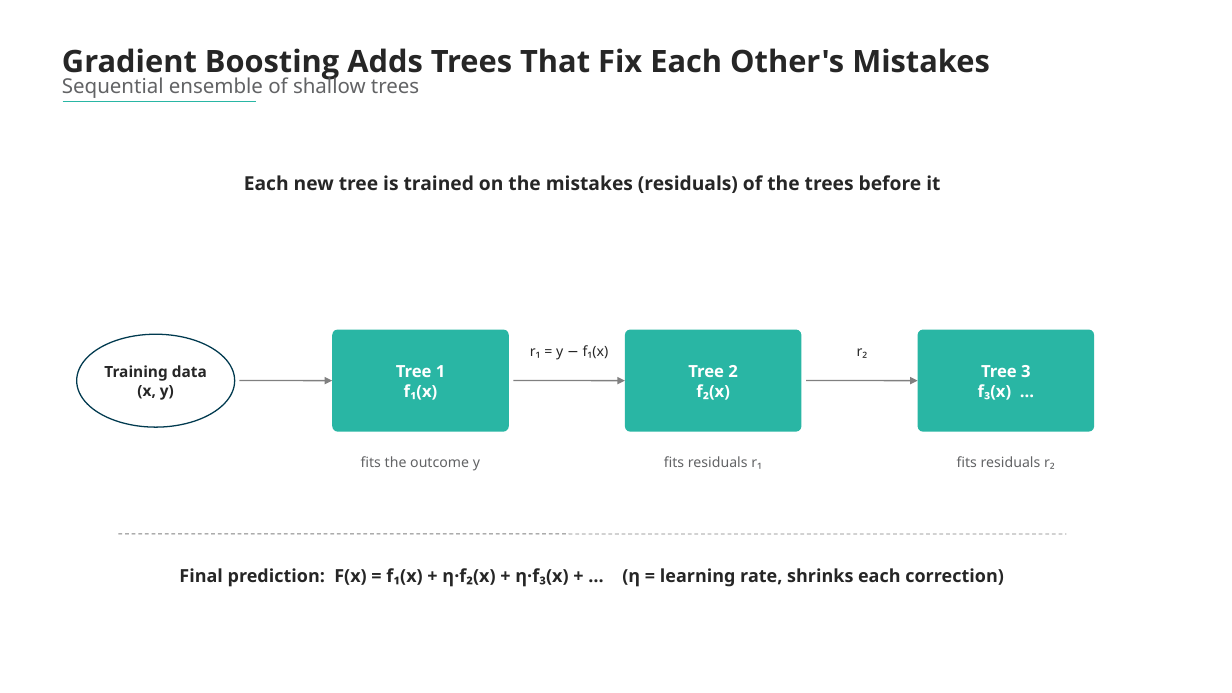
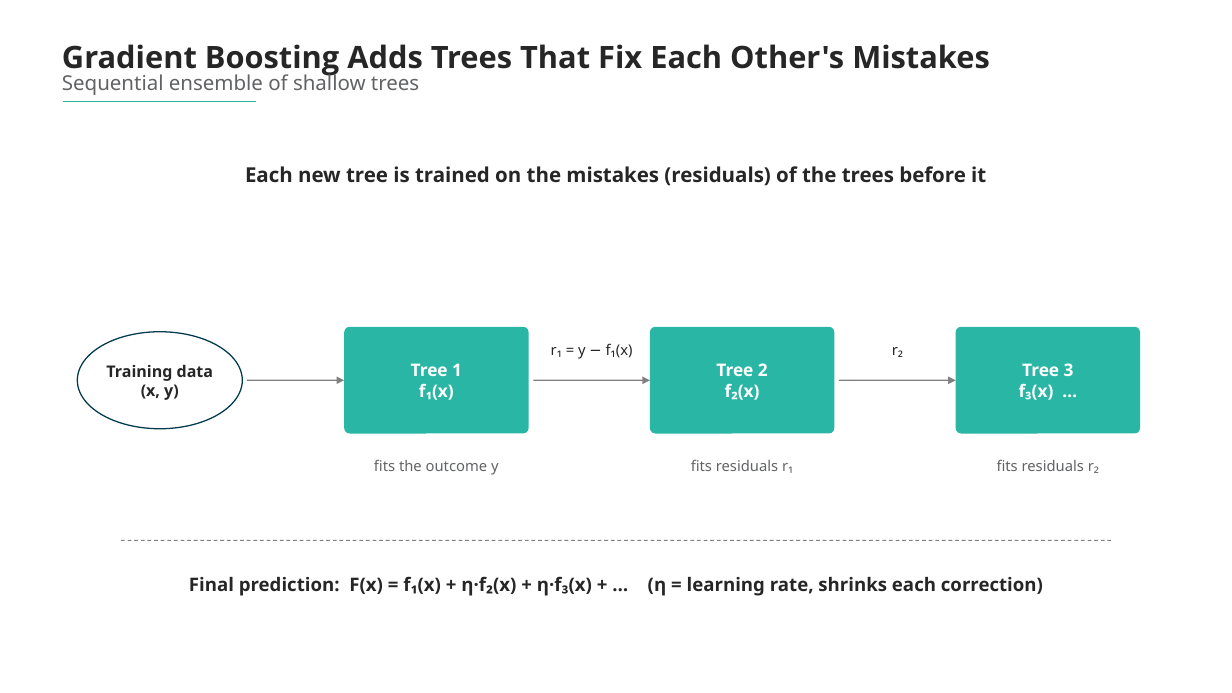
Before and after one commit to yeojinkimoi/oi-deck-builder, a slide deck: slide 4 of oi-slide-v2/decks/demo_ml/TreeModelsDemo.pptx. Drawn at 1232x693 pixels with LibreOffice and Linux fonts; fonts in the diff are those of the drawing; background and template pictures are left out. Boxes give left, top, right and bottom in pixels: in the first picture for what was removed or moved away, otherwise in the second. Text is boxed around its words. In the diff, an @@ line names an element or a change of style, - is before the commit and + after.

```diff
--- a/oi-slide-v2/decks/demo_ml/TreeModelsDemo.pptx
+++ b/oi-slide-v2/decks/demo_ml/TreeModelsDemo.pptx
@@ text "Gradient Boosting Adds Trees That ..." at [62, 44, 990, 76]: line spacing 1 to 0.9 @@
@@ text "Sequential ensemble of shallow trees" at [62, 71, 419, 95]: line spacing 1 to 0.9 @@
@@ text "Each new tree is trained ...": place and size @@
-text "Each new tree is trained ..." at [244, 175, 940, 193]
+text "Each new tree is trained ..." at [245, 166, 986, 186]
@@ text "Each new tree is trained ..." at [245, 166, 986, 186]: size 15 to 16 pt @@
@@ rounded rectangle "Tree 1": place and size @@
-rounded rectangle "Tree 1" at [333, 330, 509, 433]
+rounded rectangle "Tree 1" at [345, 327, 530, 434]
@@ rounded rectangle "Tree 2": place and size @@
-rounded rectangle "Tree 2" at [625, 330, 801, 433]
+rounded rectangle "Tree 2" at [650, 327, 835, 434]
@@ size 13 to 13.5 pt; proportions changed in 3 elements at [345, 327, 530, 434], [650, 327, 835, 434], [956, 327, 1141, 434] @@
@@ rounded rectangle "Tree 3": place and size @@
-rounded rectangle "Tree 3" at [918, 330, 1094, 433]
+rounded rectangle "Tree 3" at [956, 327, 1141, 434]
@@ ellipse "Training data": place and size @@
-ellipse "Training data" at [77, 335, 235, 428]
+ellipse "Training data" at [78, 332, 243, 429]
@@ ellipse "Training data" at [78, 332, 243, 429]: size 12 to 12.5 pt @@
@@ text "r₁ = y − f₁(x)": place and size @@
-text "r₁ = y − f₁(x)" at [530, 345, 609, 360]
+text "r₁ = y − f₁(x)" at [551, 343, 633, 359]
@@ text "r₂": place and size @@
-text "r₂" at [857, 348, 868, 358]
+text "r₂" at [892, 347, 903, 357]
@@ arrow moved from (239, 381) - (333, 381) to (247, 381) - (345, 381) @@
@@ arrow moved from (514, 381) - (625, 381) to (533, 381) - (651, 381) @@
@@ arrow moved from (806, 381) - (918, 381) to (839, 381) - (956, 381) @@
@@ text "fits the outcome y": place and size @@
-text "fits the outcome y" at [361, 456, 480, 471]
+text "fits the outcome y" at [374, 460, 499, 475]
@@ text "fits residuals r₁": place and size @@
-text "fits residuals r₁" at [664, 456, 762, 469]
+text "fits residuals r₁" at [691, 460, 793, 473]
@@ size 11 to 11.5 pt in 5 elements at [374, 460, 499, 475], [551, 343, 633, 359], [691, 460, 793, 473], [892, 347, 903, 357], [997, 459, 1099, 473] @@
@@ text "fits residuals r₂": place and size @@
-text "fits residuals r₂" at [957, 456, 1055, 469]
+text "fits residuals r₂" at [997, 459, 1099, 473]
@@ text "Final prediction: F(x) = f₁(x) ...": place and size @@
-text "Final prediction: F(x) = f₁(x) ..." at [179, 568, 1004, 587]
+text "Final prediction: F(x) = f₁(x) ..." at [189, 576, 1043, 596]
@@ text "Final prediction: F(x) = f₁(x) ..." at [189, 576, 1043, 596]: size 14 to 14.5 pt @@
@@ line moved from (118, 534) - (1067, 534) to (121, 541) - (1111, 541) @@
```
Also in this commit, not shown: 3 other slides changed, 1 other file.
